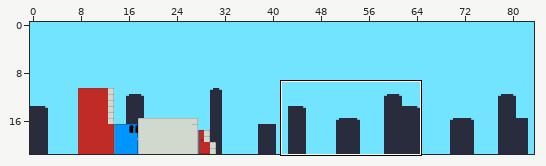
Two versions of a level (Tiled map, core/assets/maps/truck.tmx). Above, an overview of the earlier version with the close-up marked.
Close-up. As it was:
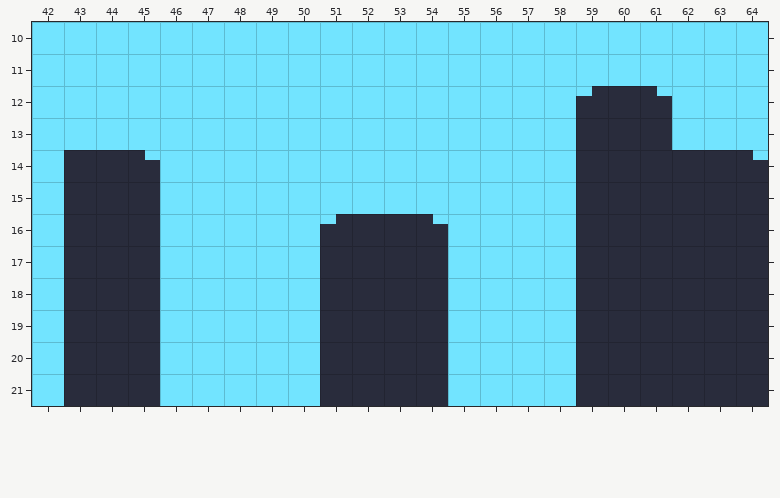
Cells are 32x32 px. Shown: x 42..64, y 10..21. The commit also changed other parts of the map, which this record leaves out.
The result:
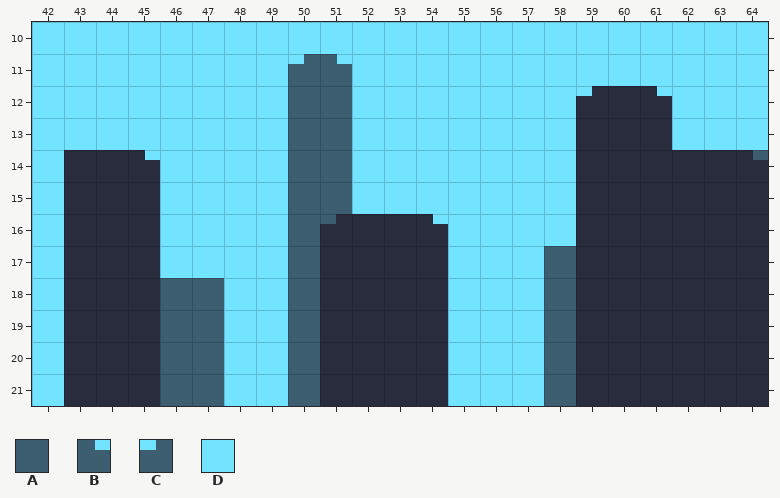
Key: from "background": A 0, B 1, C 2; from "town": D 39.
_ is an empty cell.
Tiles replaced or removed in this view: B, C, D.
Tiles of an added or newly shown layer are drawn over the layers below it.
See-through tiles are keyed as they look on the map.
The exact change:
Changed rows in their new state; . is an unchanged cell.
Layer "BACK" (removed):
first column x 46:
11 ....__.............
12 ....__.............
13 ....__.............
14 ....__............_
15 ....__.............
16 ....__.............
17 ...._......._......
18 __.._......._......
19 __.._......._......
20 __.._......._......
21 __.._......._......
Layer "PARALLAXSLOW" (added):
first column x 46:
11 ....CB.............
12 ....AA.............
13 ....AA.............
14 ....AA............A
15 ....AA.............
16 ....AA.............
17 ....A.......A......
18 AA..A.......A......
19 AA..A.......A......
20 AA..A.......A......
21 AA..A.......A......
Layer "PARALLAXFAST" (added):
first column x 51:
14 .............B
16 C.............
